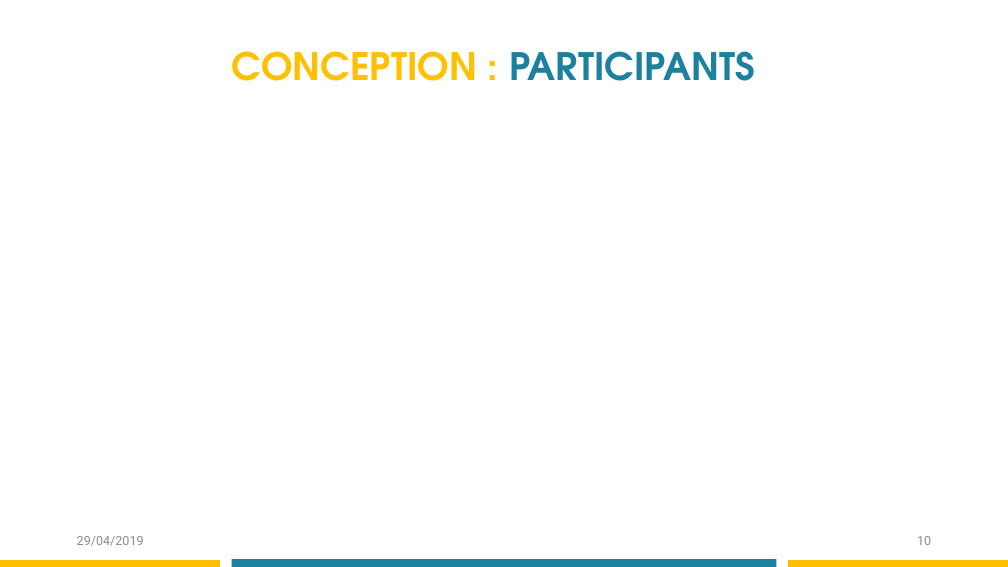
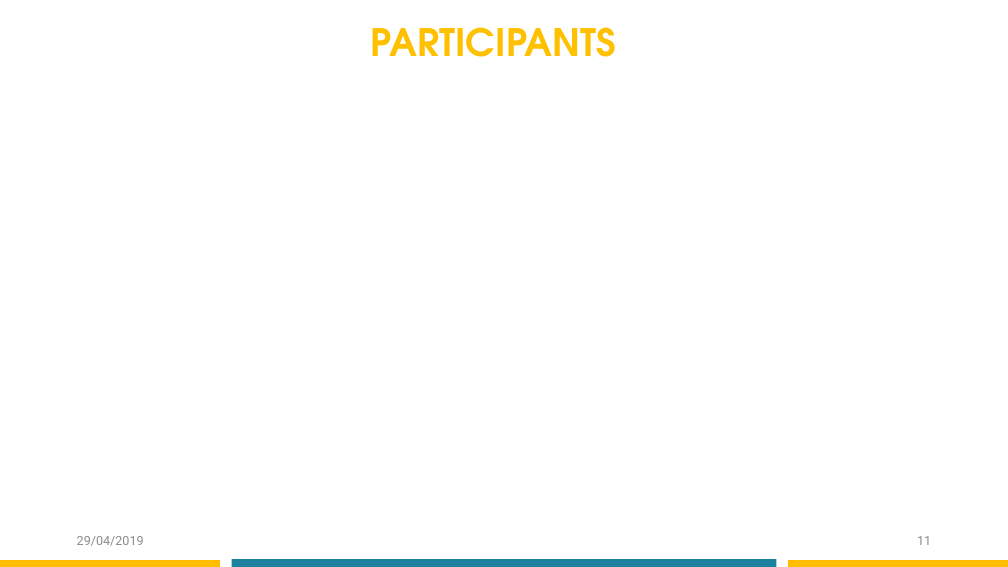
Before and after one commit to ansnoussi/conceptionGL2, a slide deck: slide 11 of Présentation Projet .pptx (slide 10 before the commit). Drawn at 1008x567 pixels with LibreOffice and Linux fonts; fonts in the diff are those of the drawing. Boxes give left, top, right and bottom in pixels: in the first picture for what was removed or moved away, otherwise in the second. Text is boxed around its words. In the diff, an @@ line names an element or a change of style, - is before the commit and + after.

```diff
--- a/Présentation Projet .pptx
+++ b/Présentation Projet .pptx
@@ text at [370, 27, 616, 57]: text changed; text colour #1C819E to #FFC000 @@
-CONCEPTION : PARTICIPANTS
+PARTICIPANTS
@@ page number at [917, 536, 931, 545]: text changed @@
-10
+11
```
Also in this commit, not shown: 14 other slides changed, 4 slides added, 2 slides removed.
